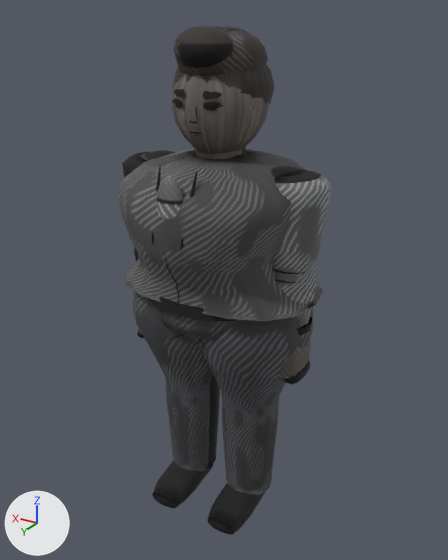
One commit to the glTF model assets/models/yundeoksu_a.glb: the scene before it, then after it.
Rendered twice from a 50 mm lens placed at (-1.199, 1.971, 1.993), pointed at (-0.004, -0.021, 0.997). The lights are fixed; the arrows at lower left show +X, +Y and +Z. The picture after the commit comes second. Vertices at exactly the same position are counted once.

The first picture shows 'Body'.
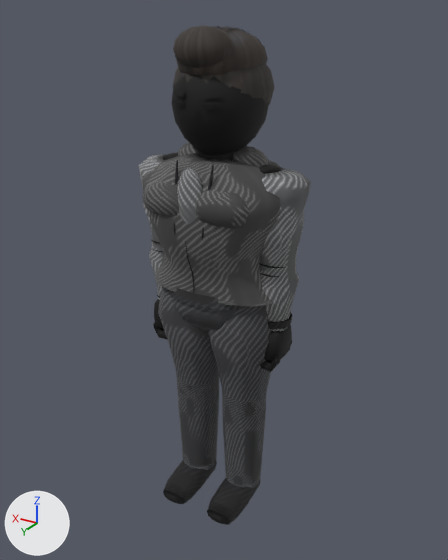
What differs and where, as boxes (x1, y1, x2, y2) in the pictures (448 x 560 px; the box of a moved part takes in the faces that stretch with it):
'Body', reshaped (19% narrower)
    before: (119, 25, 331, 535)
    after: (139, 25, 311, 525)
part 1 of me_mesh_0, moved or reshaped
    before: (148, 297, 236, 322)
    after: (168, 288, 242, 310)
part 2 of me_mesh_0, added
    after: (233, 146, 269, 167)
part 3 of me_mesh_0, added (mostly hidden)
    after: (178, 142, 198, 156)
part 4 of me_mesh_0, moved or reshaped
    before: (157, 175, 183, 219)
    after: (177, 168, 203, 224)
part 5 of me_mesh_0, moved or reshaped
    before: (180, 171, 197, 251)
    after: (202, 165, 214, 239)
part 6 of me_mesh_0, moved or reshaped
    before: (152, 165, 161, 244)
    after: (173, 160, 178, 234)
part 7 of me_mesh_0, moved or reshaped
    before: (164, 253, 179, 303)
    after: (185, 241, 195, 293)
part 8 of me_mesh_0, moved or reshaped
    before: (273, 269, 305, 274)
    after: (259, 263, 285, 268)
part 9 of me_mesh_0, moved or reshaped
    before: (275, 279, 296, 283)
    after: (260, 273, 279, 277)
part 10 of me_mesh_0, deleted
    before: (285, 361, 310, 384)
part 11 of me_mesh_0, moved or reshaped
    before: (134, 147, 329, 535)
    after: (142, 151, 311, 525)
part 12 of me_mesh_0, surface changed
    before: (119, 33, 331, 534)
    after: (139, 33, 310, 524)
part 13 of me_mesh_0, recoloured
    before: (194, 151, 330, 319)
    after: (141, 152, 277, 288)

What the commit changed:
me_mesh_0 is used by ob_body; location (0.0, 0.0, 0.0).
me_mesh_0 had 3998 vertices, 7124 faces and spanned x -0.44..0.44, y -0.36..0.36, z -0.04..1.96.
me_mesh_0 now has 4622 vertices, 8332 faces and spans x -0.36..0.36, y -0.23..0.24, z -0.03..1.96.
me_mesh_0 part 1: the loose piece of 32 vertices spanning x -0.26..0.26, y -0.3..0.3, z 0.97..1.01 is scaled about its middle by (0.787, 0.643, 1).
me_mesh_0 part 2: a new loose piece, a UV sphere (14 segments, 8 rings, poles along z) spanning x -0.19..-0.02, y -0.08..0.05, z 1.42..1.55, in mat_material_0.
me_mesh_0 part 3: a new loose piece, a UV sphere (14 segments, 8 rings, poles along z) spanning x 0.02..0.19, y -0.08..0.05, z 1.42..1.55, in mat_material_0.
me_mesh_0 part 4: the loose piece of 107 vertices spanning x -0.05..0.05, y 0.3..0.35, z 1.26..1.5 is moved by (0.0, -0.12, 0.0).
me_mesh_0 part 5: the loose piece of 72 vertices spanning x -0.08..-0.06, y 0.27..0.36, z 1.25..1.52 is scaled about the mesh origin by (1, 0.632, 1).
me_mesh_0 part 6: the loose piece of 72 vertices spanning x 0.06..0.08, y 0.27..0.36, z 1.25..1.52 is scaled about the mesh origin by (1, 0.632, 1).
me_mesh_0 part 7: the loose piece of 10 vertices spanning x 0.0..0.01, y 0.28..0.36, z 1.01..1.24 is scaled about the mesh origin by (1, 0.625, 1).
me_mesh_0 part 8: the loose piece of 16 vertices spanning x -0.39..-0.23, y 0.06..0.1, z 1.14 is scaled about the mesh origin by (0.777, 0.777, 1).
me_mesh_0 part 9: the loose piece of 12 vertices spanning x -0.37..-0.26, y 0.08..0.1, z 1.1..1.11 is scaled about the mesh origin by (0.777, 0.777, 1).
me_mesh_0 part 10: the loose piece of 52 vertices spanning x -0.39..-0.32, y -0.08..0.09, z 0.67..0.73 is deleted.
me_mesh_0 part 11: 947 vertices moved from x -0.44..0.44, y -0.36..0.36, z -0.04..1.61 to x -0.35..0.35, y -0.23..0.24, z -0.03..1.61; 1000 vertices removed from x -0.42..0.42, y -0.29..0.29, z -0.04..1.55; 1414 vertices added at x -0.36..0.36, y -0.18..0.24, z -0.03..1.55.
me_mesh_0 part 12: 2197 kept faces spanning x -0.35..0.35, y -0.23..0.23, z -0.03..1.96 get new texture (UV) coordinates.
me_mesh_0 part 13: 146 kept faces spanning x -0.34..0.34, y -0.1..0.11, z 0.44..1.58 get new vertex colours.
Other edits to the shape of me_mesh_0 do not show in these pictures.
